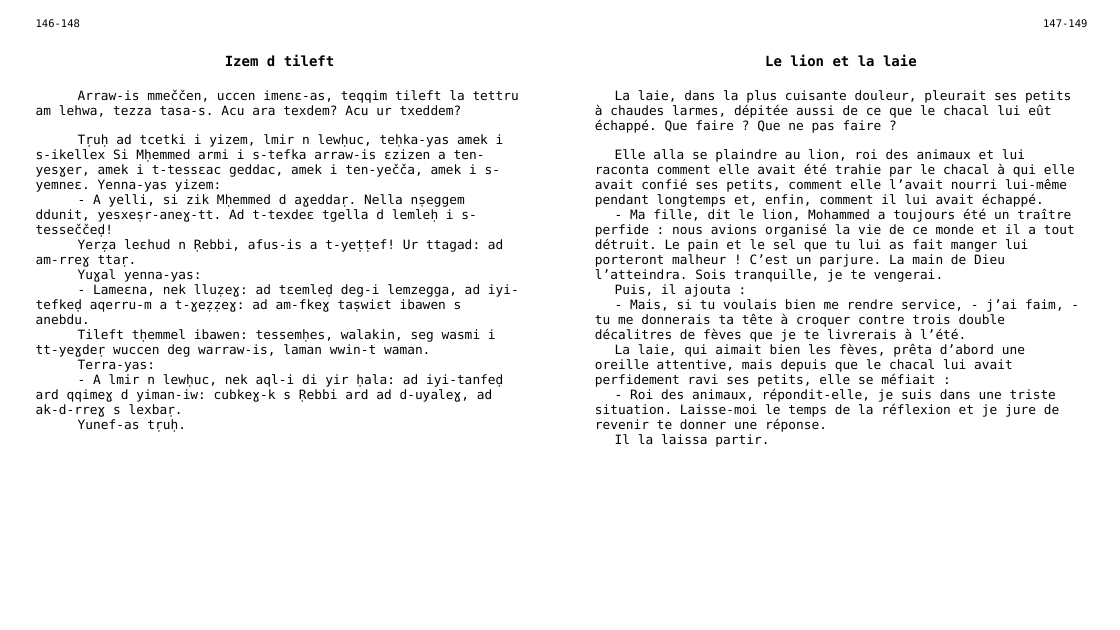
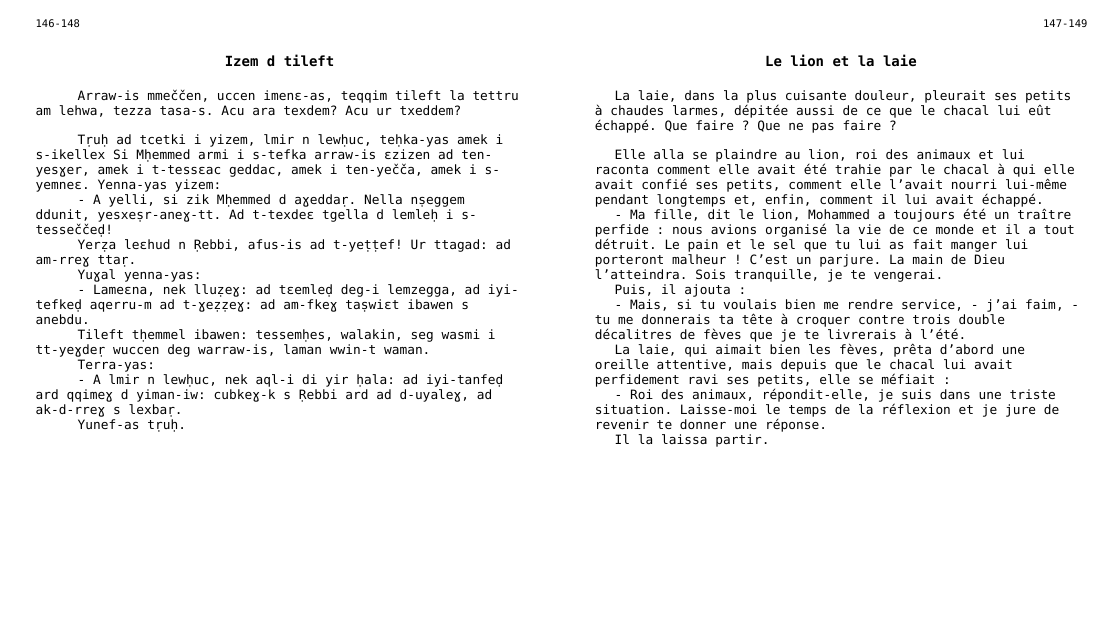
Before and after one commit to sferhah/tamacahut_n_wuccen, a slide deck: slide 56 of Uccen.ConsoleApp/uccen.pptx. Drawn at 1120x630 pixels with LibreOffice and Linux fonts; fonts in the diff are those of the drawing. Boxes give left, top, right and bottom in pixels: in the first picture for what was removed or moved away, otherwise in the second. Text is boxed around its words. In the diff, an @@ line names an element or a change of style, - is before the commit and + after.

```diff
--- a/Uccen.ConsoleApp/uccen.pptx
+++ b/Uccen.ConsoleApp/uccen.pptx
@@ table at [27, 13, 1096, 607] @@
-row 3, column 1: Arraw-is mmeččen, uccen imenɛ-as, teqqim tileft la tettru am lehwa, tezza tasa-s. Acu ara texdem? Acu ur txeddem? / Tṛuḥ ad tcetki i yizem, lmir n lewḥuc, teḥka-yas amek i s-ikellex Si Mḥemmed armi i s-tefka arraw-is ɛzizen a ten-yesɣer, amek i t-tessɛac geddac, amek i ten-yečča, amek i s-yemneɛ. Yenna-yas yizem: / - A yelli, si zik Mḥemmed d aɣeddaṛ. Nella nṣeggem ddunit, yesxeṣr-aneɣ-tt. Ad t-texdeɛ tgella d lemleḥ i s-tesseččeḍ! / Yerẓa leɛhud n Ṛebbi, afus-is a t-yeṭṭef! Ur ttagad: ad am-rreɣ ttaṛ. / Yuɣal yenna-yas: / - Lameɛna, nek lluẓeɣ: ad tɛemleḍ deg-i lemzegga, ad iyi-tefkeḍ aqerru-m a t-ɣeẓẓeɣ: ad am-fkeɣ taṣwiɛt ibawen s anebdu. / Tileft tḥemmel ibawen: tessemḥes, walakin, seg wasmi i tt-yeɣdeṛ wuccen deg warraw-is, laman wwin-t waman. / Terra-yas: / - A lmir n lewḥuc, nek aql-i di yir ḥala: ad iyi-tanfeḍ ard qqimeɣ d yiman-iw: cubkeɣ-k s Ṛebbi ard ad d-uyaleɣ, ad ak-d-rreɣ s lexbaṛ. / Yunef-as tṛuḥ.
+row 3, column 1: Arraw-is mmeččen, uccen imenɛ-as, teqqim tileft la tettru am lehwa, tezza tasa-s. Acu ara texdem? Acu ur txeddem? / Tṛuḥ ad tcetki i yizem, lmir n lewḥuc, teḥka-yas amek i s-ikellex Si Mḥemmed armi i s-tefka arraw-is ɛzizen ad ten-yesɣer, amek i t-tessɛac geddac, amek i ten-yečča, amek i s-yemneɛ. Yenna-yas yizem: / - A yelli, si zik Mḥemmed d aɣeddaṛ. Nella nṣeggem ddunit, yesxeṣr-aneɣ-tt. Ad t-texdeɛ tgella d lemleḥ i s-tesseččeḍ! / Yerẓa leɛhud n Ṛebbi, afus-is ad t-yeṭṭef! Ur ttagad: ad am-rreɣ ttaṛ. / Yuɣal yenna-yas: / - Lameɛna, nek lluẓeɣ: ad tɛemleḍ deg-i lemzegga, ad iyi-tefkeḍ aqerru-m ad t-ɣeẓẓeɣ: ad am-fkeɣ taṣwiɛt ibawen s anebdu. / Tileft tḥemmel ibawen: tessemḥes, walakin, seg wasmi i tt-yeɣdeṛ wuccen deg warraw-is, laman wwin-t waman. / Terra-yas: / - A lmir n lewḥuc, nek aql-i di yir ḥala: ad iyi-tanfeḍ ard qqimeɣ d yiman-iw: cubkeɣ-k s Ṛebbi ard ad d-uyaleɣ, ad ak-d-rreɣ s lexbaṛ. / Yunef-as tṛuḥ.
```
Also in this commit, not shown: 9 other slides changed, 1 other file.
